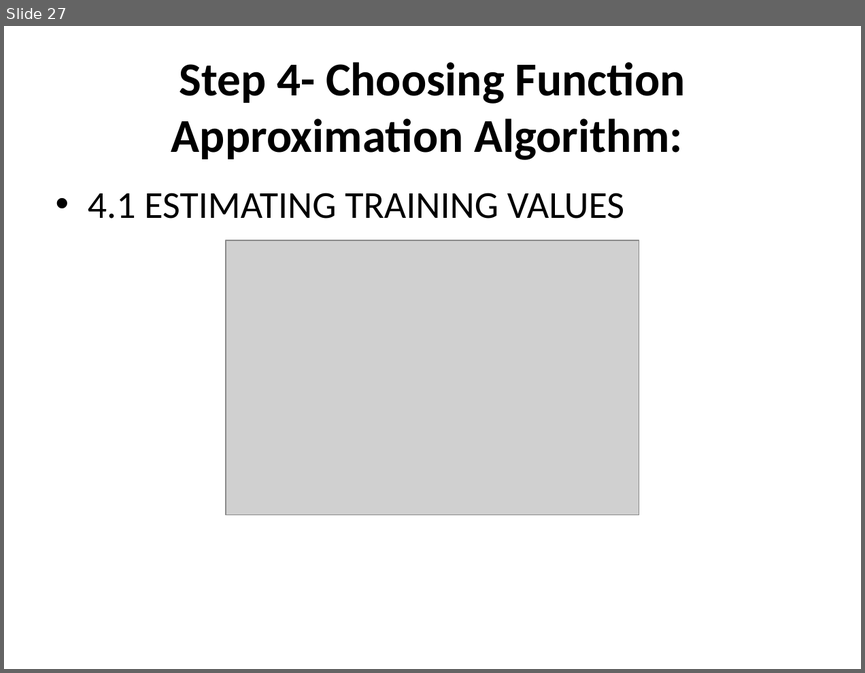
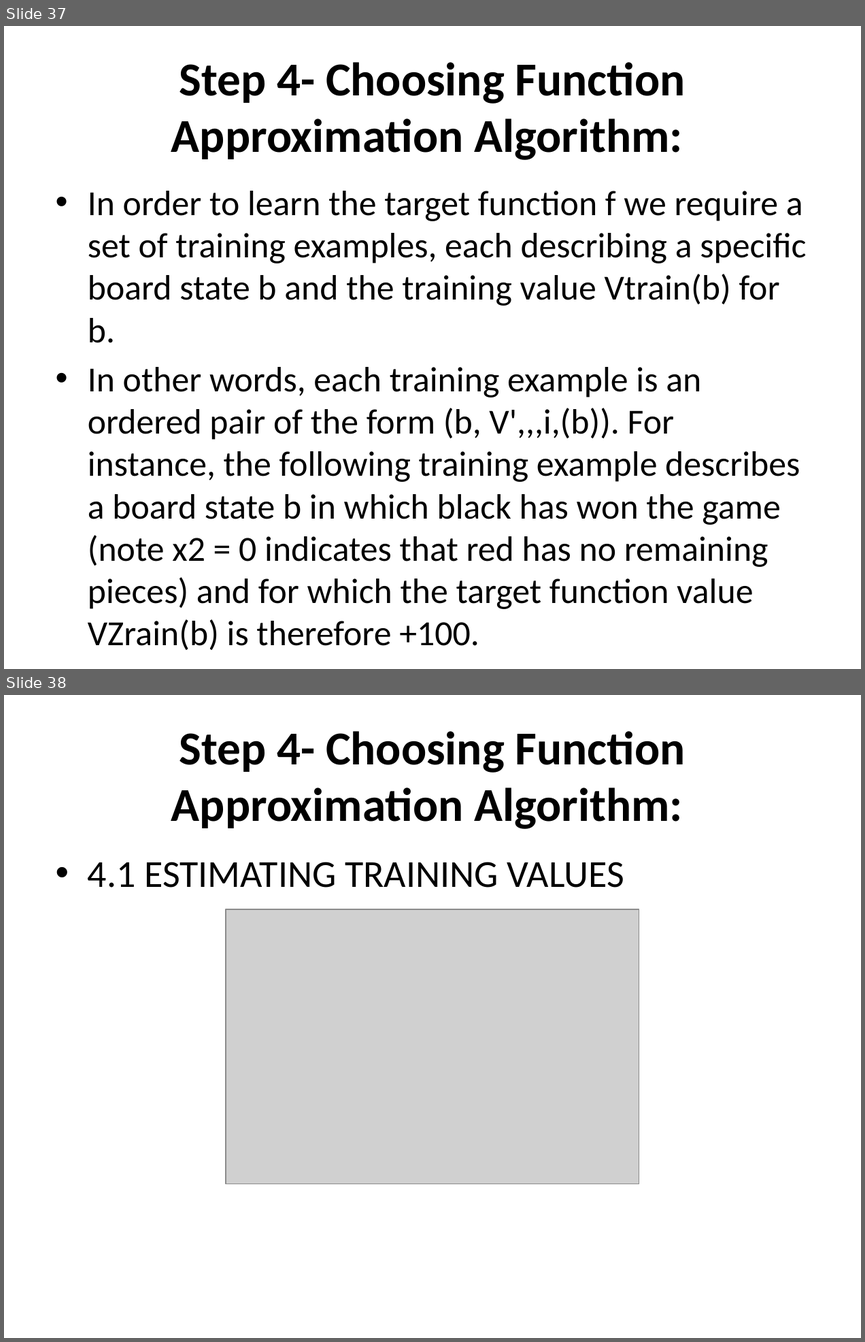
Before and after one commit to devipriyak/AI_ml-iv-sem-21-batch, a slide deck: Unit-4.pptx. Shown one above the other, each under a label of ours: slide 27 before the commit, slides 37 and 38 after it. The pictures are 865x673 and 865x1342 pixels, drawn with LibreOffice and Linux fonts; fonts in the diff are those of the drawing; grey boxes stand for pictures. Boxes give left, top, right and bottom in pixels: in the first picture for what was removed or moved away, otherwise in the second. Text is boxed around its words. In the diff, an @@ line names an element or a change of style, - is before the commit and + after.

```diff
--- a/Unit-4.pptx
+++ b/Unit-4.pptx
@@ slide 37 added at bbox=[4, 26, 861, 669], background #FFFFFF @@
@@ title added at bbox=[171, 62, 685, 160], 39.6 pt, text #000000, bold @@
+Step 4- Choosing Function Approximation Algorithm:
@@ text added at bbox=[88, 191, 806, 609], 29.6 pt, text #000000 @@
+• In order to learn the target function f we require a set of training examples, each describing a specific board state b and the training value Vtrain(b) for b.
+• In other words, each training example is an ordered pair of the form (b, V',,,i,(b)). For instance, the following training example describes a board state b in which black has won the game (note x2 = 0 indicates that red has no remaining pieces) and for which the target function value VZrain(b) is therefore +100.
@@ what was slide 27 is now slide 38 @@
```
Also in this commit, not shown: 7 slides changed, 15 other slides added.
